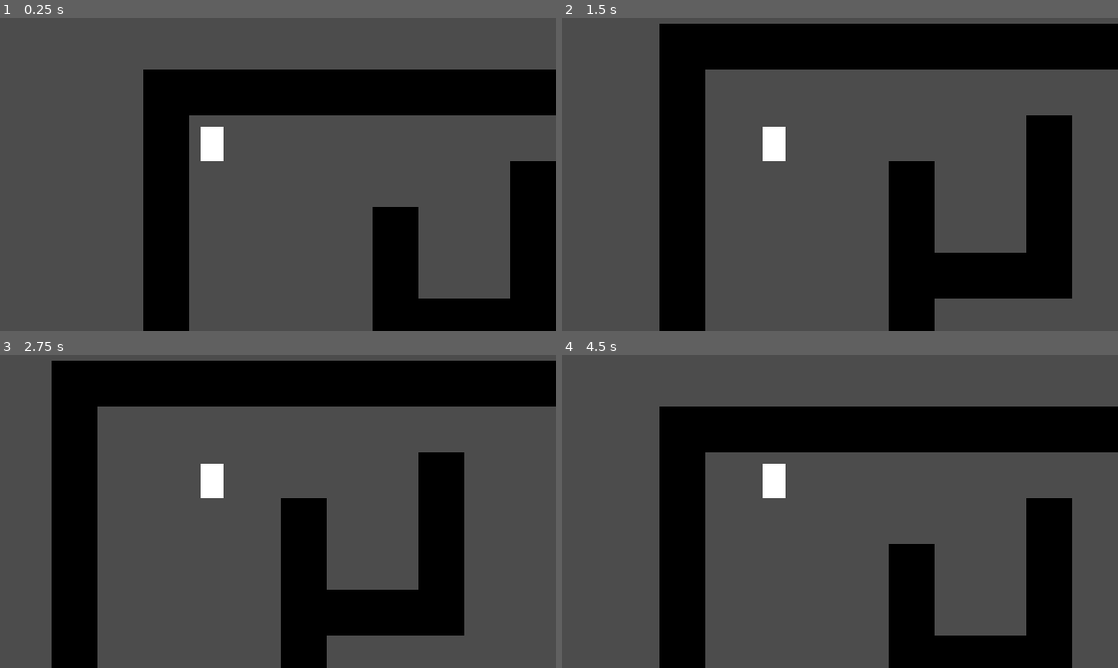
Above: before the commit, frames 1-4 (two rows, left to right).
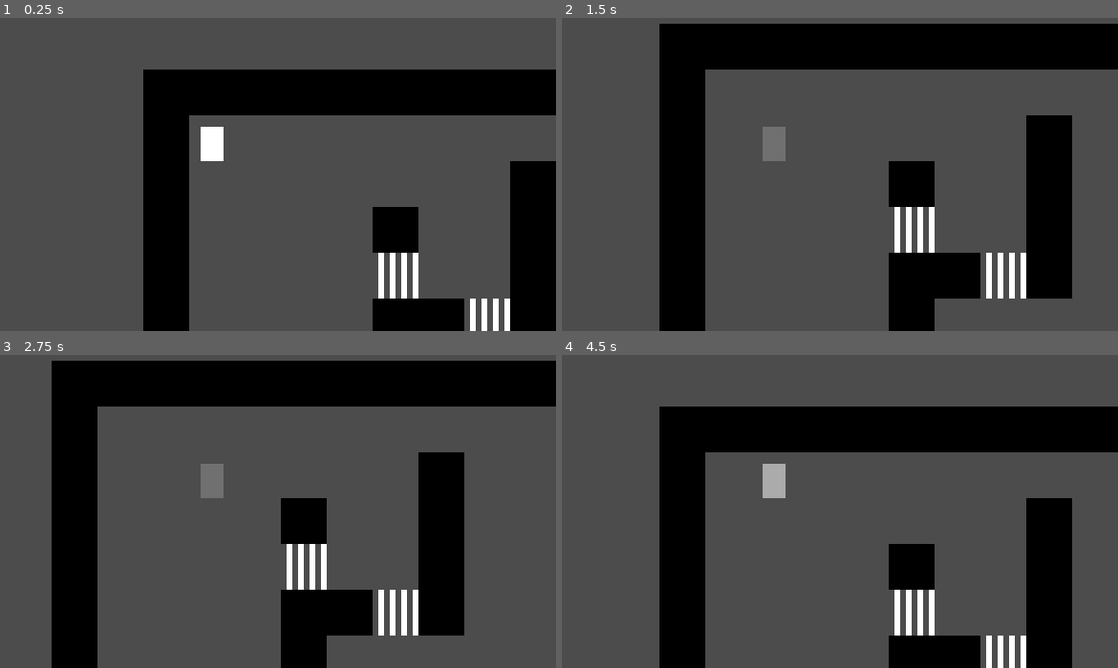
Above: after the commit, the same moments.

Repository: DarthMDev/Unliving-in-the-Moment
Game: Godot game, scene res://Level/Level.tscn
Same seed, same stepped clock (60 frames per second), same inputs: the game is played once before the commit and once after it.
Inputs:
- Up to frame 1 (0.25 s): no input
- Up to frame 2 (1.5 s): tap Enter at 0.5 s; hold D (player_right) 0.53-1.28 s; tap E (ethereal, bound only after the commit) at 0.6, 1.35 s; tap Space at 1.25 s; hold S (player_down) from 1.28 s (still down)
- Up to frame 3 (2.75 s): tap Enter at 2 s; release S (player_down) at 2.03 s; hold D (player_right) from 2.03 s (still down); tap E (ethereal, bound only after the commit) at 2.1 s
- Up to frame 4 (4.5 s): tap Space at 2.75 s; release D (player_right) at 2.78 s; hold W (player_up) 2.78-3.53 s; tap E (ethereal, bound only after the commit) at 2.85, 3.6, 4.35 s; hold A (player_left) from 3.53 s (still down); tap Enter at 4.25 s

The runs differ from the first frame. In frame 1, 2.1% of the frame differs, in the area x 67-92%, y 75-100%; in frame 2, 2.9%, in the area x 36-84%, y 34-90%; in frame 3, 2.9%; in frame 4, 2.5%.

Commit message:
Add ethereal ability

Diff:
--- a/Entities/Player/Player.gd
+++ b/Entities/Player/Player.gd
@@ -1,6 +1,11 @@
 extends Area2D
 
 export(int) var TILE_SIZE = 16
+export(int) var MAX_ETHEREAL_TIMER = 3
+export(int) var TWEEN_SPEED = 8
+
+export(float) var alpha = 1.0
+export(bool) var ethereal = false
 
 var INPUTS := {
 	"player_up": Vector2.UP,
@@ -9,8 +14,24 @@
 	"player_right": Vector2.RIGHT
 }
 
+onready var sprite := $Sprite
 onready var ray_cast_2d := $RayCast2D
 onready var position_tween := $PositionTween
+onready var alpha_animation := $AlphaAnimation
+
+
+func _process(_delta):
+	sprite.material.set_shader_param("alpha", alpha)
+
+	if Input.is_action_just_pressed("ethereal"):
+		alpha_animation.play("Ethereal")
+
+	if ethereal:
+		#sprite.region_rect = Rect2(16, 0, 16, 16)
+		ray_cast_2d.set_collision_mask_bit(1, false)
+	else:
+		#sprite.region_rect = Rect2(0, 0, 16, 16)
+		ray_cast_2d.set_collision_mask_bit(1, true)
 
 
 func _unhandled_input(event: InputEvent) -> void:
@@ -27,4 +48,13 @@
 	ray_cast_2d.force_raycast_update()
 
 	if not ray_cast_2d.is_colliding():
-		position_tween.move(position, direction)
+		position_tween.interpolate_property(
+			self,
+			"position",
+			position,
+			position + (direction * TILE_SIZE),
+			1.0 / TWEEN_SPEED,
+			Tween.TRANS_SINE,
+			Tween.EASE_IN_OUT
+		)
+		position_tween.start()
--- a/Entities/Player/Player.tscn
+++ b/Entities/Player/Player.tscn
@@ -1,26 +1,101 @@
-[gd_scene load_steps=5 format=2]
+[gd_scene load_steps=8 format=2]
 
 [ext_resource path="res://Entities/Player/player.png" type="Texture" id=1]
 [ext_resource path="res://Entities/Player/Player.gd" type="Script" id=2]
-[ext_resource path="res://Entities/Player/PositionTween.gd" type="Script" id=3]
+
+[sub_resource type="Shader" id=2]
+code = "shader_type canvas_item;
+
+uniform float alpha = 1.0;
+
+void fragment() {
+	vec4 tex = texture(TEXTURE, UV);
+
+	COLOR = vec4(tex.xyz, tex.a * alpha);
+}
+"
+
+[sub_resource type="ShaderMaterial" id=3]
+shader = SubResource( 2 )
+shader_param/alpha = 1.0
 
 [sub_resource type="RectangleShape2D" id=1]
 extents = Vector2( 4, 4 )
 
+[sub_resource type="GDScript" id=4]
+script/source = "extends Tween
+
+# TODO: Move to a global resource
+export(int) var TILE_SIZE = 16
+export(int) var TWEEN_SPEED = 8
+
+onready var parent: Node2D = get_parent()
+
+
+func move(position: Vector2, direction: Vector2):
+	interpolate_property(
+		parent,
+		\"position\",
+		position,
+		position + (direction * TILE_SIZE),
+		1.0 / TWEEN_SPEED,
+		Tween.TRANS_SINE,
+		Tween.EASE_IN_OUT
+	)
+	start()
+"
+
+[sub_resource type="Animation" id=5]
+resource_name = "Ethereal"
+length = 3.0
+tracks/0/type = "value"
+tracks/0/path = NodePath(".:alpha")
+tracks/0/interp = 1
+tracks/0/loop_wrap = true
+tracks/0/imported = false
+tracks/0/enabled = true
+tracks/0/keys = {
+"times": PoolRealArray( 0, 0.2, 2.8, 3 ),
+"transitions": PoolRealArray( 1, 1, 1, 1 ),
+"update": 0,
+"values": [ 1.0, 0.2, 0.2, 1.0 ]
+}
+tracks/1/type = "value"
+tracks/1/path = NodePath(".:ethereal")
+tracks/1/interp = 1
+tracks/1/loop_wrap = true
+tracks/1/imported = false
+tracks/1/enabled = true
+tracks/1/keys = {
+"times": PoolRealArray( 0.2, 3 ),
+"transitions": PoolRealArray( 1, 1 ),
+"update": 1,
+"values": [ true, false ]
+}
+
 [node name="Player" type="Area2D"]
+collision_layer = 0
+collision_mask = 12
 script = ExtResource( 2 )
 
 [node name="Sprite" type="Sprite" parent="."]
+material = SubResource( 3 )
 texture = ExtResource( 1 )
+region_enabled = true
+region_rect = Rect2( 0, 0, 16, 16 )
 
 [node name="CollisionShape2D" type="CollisionShape2D" parent="."]
 shape = SubResource( 1 )
 
 [node name="RayCast2D" type="RayCast2D" parent="."]
 cast_to = Vector2( 0, 16 )
+collision_mask = 3
 
 [node name="PositionTween" type="Tween" parent="."]
-script = ExtResource( 3 )
+script = SubResource( 4 )
 
 [node name="Camera2D" type="Camera2D" parent="."]
 current = true
+
+[node name="AlphaAnimation" type="AnimationPlayer" parent="."]
+anims/Ethereal = SubResource( 5 )
--- a/Entities/Player/PositionTween.gd
+++ /dev/null
@@ -1,20 +0,0 @@
-extends Tween
-
-# TODO: Move to a global resource
-export(int) var TILE_SIZE = 16
-export(int) var TWEEN_SPEED = 8
-
-onready var parent: Node2D = get_parent()
-
-
-func move(position: Vector2, direction: Vector2):
-	interpolate_property(
-		parent,
-		"position",
-		position,
-		position + (direction * TILE_SIZE),
-		1.0 / TWEEN_SPEED,
-		Tween.TRANS_SINE,
-		Tween.EASE_IN_OUT
-	)
-	start()
--- /dev/null
+++ b/Entities/Player/Timer.gd
@@ -0,0 +1,9 @@
+extends Timer
+
+func setInvisible():
+	get_parent().visible = false
+	start()
+
+
+func _on_Timer_timeout():
+	get_parent().visible = true
--- a/Level/Level.tscn
+++ b/Level/Level.tscn
@@ -7,7 +7,7 @@
 points = PoolVector2Array( 0, 0, 16, 0, 16, 16, 0, 16 )
 
 [sub_resource type="TileSet" id=1]
-0/name = "tiles.png 0"
+0/name = "wall"
 0/texture = ExtResource( 2 )
 0/tex_offset = Vector2( 0, 0 )
 0/modulate = Color( 1, 1, 1, 1 )
@@ -29,13 +29,48 @@
 } ]
 0/z_index = 0
 
+[sub_resource type="ConvexPolygonShape2D" id=4]
+points = PoolVector2Array( 0, 0, 16, 0, 16, 16, 0, 16 )
+
+[sub_resource type="TileSet" id=3]
+0/name = "grate"
+0/texture = ExtResource( 2 )
+0/tex_offset = Vector2( 0, 0 )
+0/modulate = Color( 1, 1, 1, 1 )
+0/region = Rect2( 16, 0, 16, 16 )
+0/tile_mode = 0
+0/occluder_offset = Vector2( 0, 0 )
+0/navigation_offset = Vector2( 0, 0 )
+0/shape_offset = Vector2( 0, 0 )
+0/shape_transform = Transform2D( 1, 0, 0, 1, 0, 0 )
+0/shape = SubResource( 4 )
+0/shape_one_way = false
+0/shape_one_way_margin = 1.0
+0/shapes = [ {
+"autotile_coord": Vector2( 0, 0 ),
+"one_way": false,
+"one_way_margin": 1.0,
+"shape": SubResource( 4 ),
+"shape_transform": Transform2D( 1, 0, 0, 1, 0, 0 )
+} ]
+0/z_index = 0
+
 [node name="Level" type="Node2D"]
 
 [node name="Player" parent="." instance=ExtResource( 1 )]
 position = Vector2( 24, 24 )
 
-[node name="TileMap" type="TileMap" parent="."]
+[node name="Walls" type="TileMap" parent="."]
 tile_set = SubResource( 1 )
 cell_size = Vector2( 16, 16 )
+collision_mask = 0
 format = 1
-tile_data = PoolIntArray( 0, 0, 0, 1, 0, 0, 2, 0, 0, 3, 0, 0 …(208 unchanged characters)… , 0, 0, 196622, 0, 0, 262144, 0, 0, 262149, 0, 0, 262152, 0, 0, 262158, 0, 0, 327680, 0, 0, 327685, 0, 0, 327686, 0, 0, 327687, 0, 0, 327688, 0, 0, 327694, 0, 0, 3932 …(304 unchanged characters)…
+tile_data = PoolIntArray( 0, 0, 0, 1, 0, 0, 2, 0, 0, 3, 0, 0 …(208 unchanged characters)… , 0, 0, 196622, 0, 0, 262144, 0, 0, 262152, 0, 0, 262158, 0, 0, 327680, 0, 0, 327685, 0, 0, 327686, 0, 0, 327688, 0, 0, 327694, 0, 0, 3932 …(304 unchanged characters)…
+
+[node name="Permeable Walls" type="TileMap" parent="."]
+tile_set = SubResource( 3 )
+cell_size = Vector2( 16, 16 )
+collision_layer = 2
+collision_mask = 0
+format = 1
+tile_data = PoolIntArray( 262149, 0, 0, 327687, 0, 0 )
--- a/project.godot
+++ b/project.godot
@@ -76,6 +76,18 @@
 , Object(InputEventKey,"resource_local_to_scene":false,"resource_name":"","device":0,"alt":false,"shift":false,"control":false,"meta":false,"command":false,"pressed":false,"scancode":0,"physical_scancode":16777233,"unicode":0,"echo":false,"script":null)
  ]
 }
+ethereal={
+"deadzone": 0.5,
+"events": [ Object(InputEventKey,"resource_local_to_scene":false,"resource_name":"","device":0,"alt":false,"shift":false,"control":false,"meta":false,"command":false,"pressed":false,"scancode":0,"physical_scancode":69,"unicode":0,"echo":false,"script":null)
+ ]
+}
+
+[layer_names]
+
+2d_physics/layer_1="wall"
+2d_physics/layer_2="permeable wall"
+2d_physics/layer_3="item"
+2d_physics/layer_4="enemy"
 
 [physics]
 
Not shown: 1 places in Level/Level.tscn that only renumber resources
Binary file changed: Level/tiles.png
Not shown, added: Entities/Player/Timer.vs
Not shown, added: Level/Timer.vs
